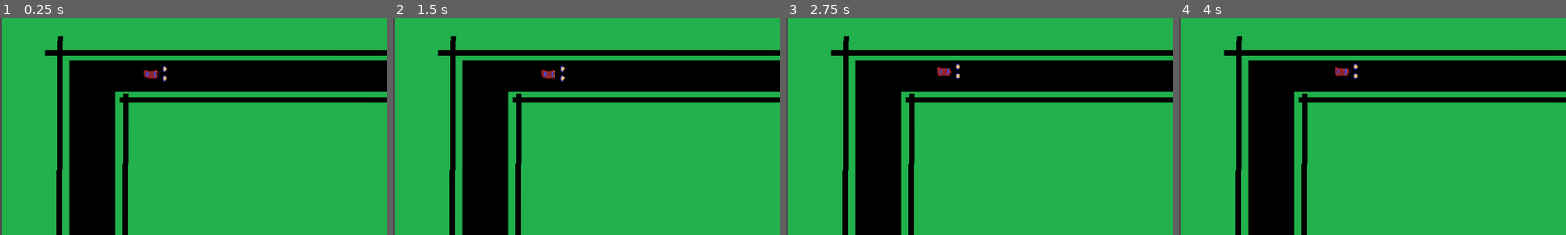
Above: before the commit, frames 1-4 (left to right).
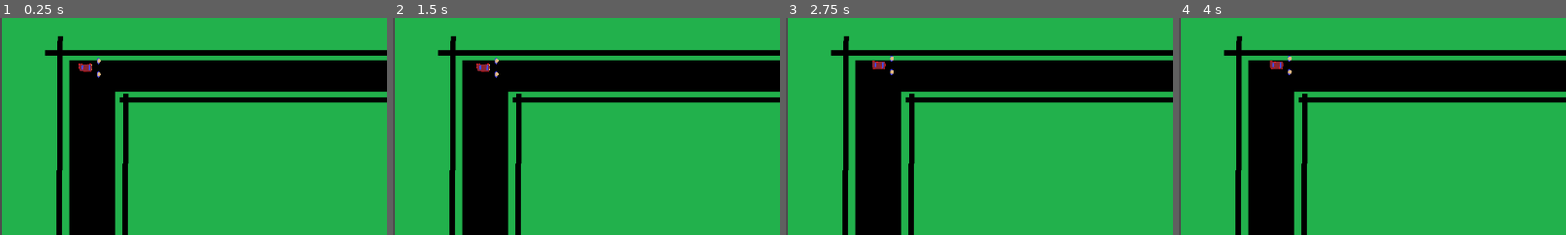
Above: after the commit, the same moments.

Repository: pazhersh/CarPull
Game: Godot game, scene res://scenes/main.tscn
Same seed, same stepped clock (60 frames per second), same inputs: the game is played once before the commit and once after it.
Inputs:
- Up to frame 1 (0.25 s): no input
- Up to frame 2 (1.5 s): tap Enter at 0.5 s; hold D (right) 0.53-1.28 s; tap Q (Row 1 Person 1) at 0.6 s; tap Space at 1.25 s; hold S (down) from 1.28 s (still down); tap A (Row 2 Person 1) at 1.35 s
- Up to frame 3 (2.75 s): tap Enter at 2 s; release S (down) at 2.03 s; hold D (right) from 2.03 s (still down); tap Q (Row 1 Person 1) at 2.1 s
- Up to frame 4 (4 s): tap Space at 2.75 s; release D (right) at 2.78 s; hold W (up) 2.78-3.53 s; tap A (Row 2 Person 1) at 2.85 s; tap Enter at 3.5 s; hold S (down) from 3.53 s (still down); tap Q (Row 1 Person 1) at 3.6 s
The pictures show only the part of the screen within x 0-50%, y 0-50%; the shares and areas given below are measured in that part.

The runs differ from the first frame. In frame 1, 0.4% of the frame differs, in the area x 20-44%, y 18-30%; in frame 2, 0.4%, in the area x 21-45%, y 18-30%; in frame 3, 0.3%; in frame 4, 0.4%.

Commit message:
Fixed player location

Diff:
--- a/scenes/main.tscn
+++ b/scenes/main.tscn
@@ -123,24 +123,23 @@
 polygon = PackedVector2Array(16, 4, -16, 4, -16, -4, 16, -4)
 
 [node name="car" type="CharacterBody2D" parent="."]
+position = Vector2(127, 74)
 script = ExtResource("3_yovku")
 
 [node name="CarSprite" type="Sprite2D" parent="car"]
-position = Vector2(224, 84)
 scale = Vector2(0.0299353, 0.0445433)
 texture = ExtResource("3_c17p3")
 
 [node name="CollisionShape2D" type="CollisionShape2D" parent="car"]
-position = Vector2(224, 83.4873)
 scale = Vector2(1.00877, 0.597459)
 shape = SubResource("RectangleShape2D_rxctr")
 
 [node name="PersonSprite1" type="Sprite2D" parent="car"]
-position = Vector2(245, 76)
+position = Vector2(20, -10)
 scale = Vector2(0.0354278, 0.0354278)
 texture = ExtResource("3_s3dpa")
 
 [node name="PersonSprite2" type="Sprite2D" parent="car"]
-position = Vector2(245, 90)
+position = Vector2(20, 10)
 scale = Vector2(0.0354278, 0.0354278)
 texture = ExtResource("3_s3dpa")
Binary file added: assets/basic-track-2.png
Not shown, added: assets/basic-track-2.png.import
Not shown: 1 places in scenes/main.tscn that only renumber resources
